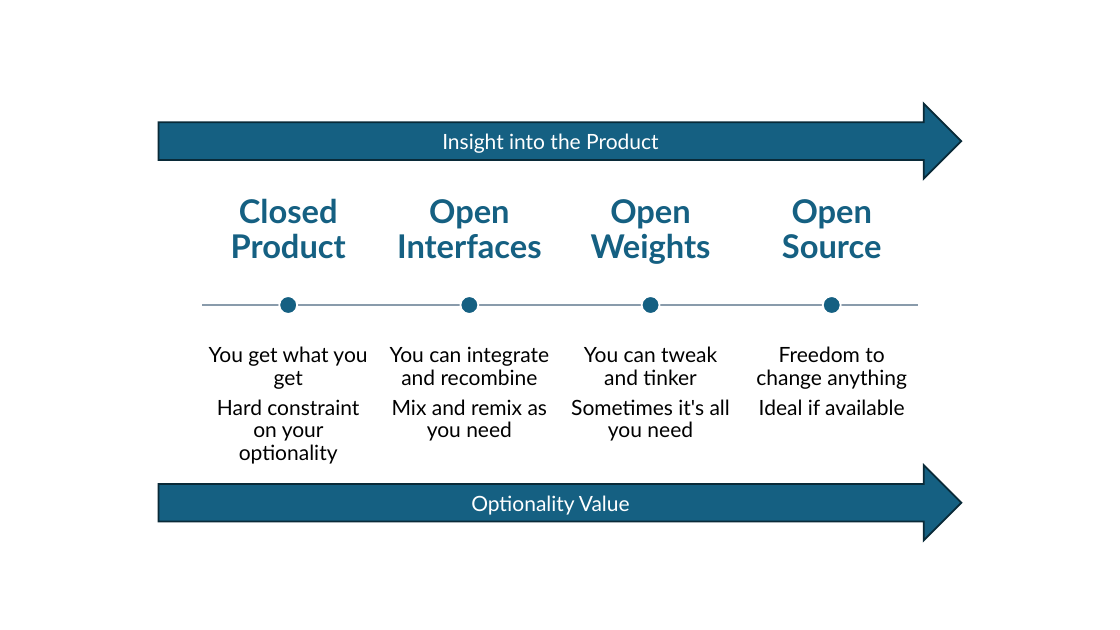
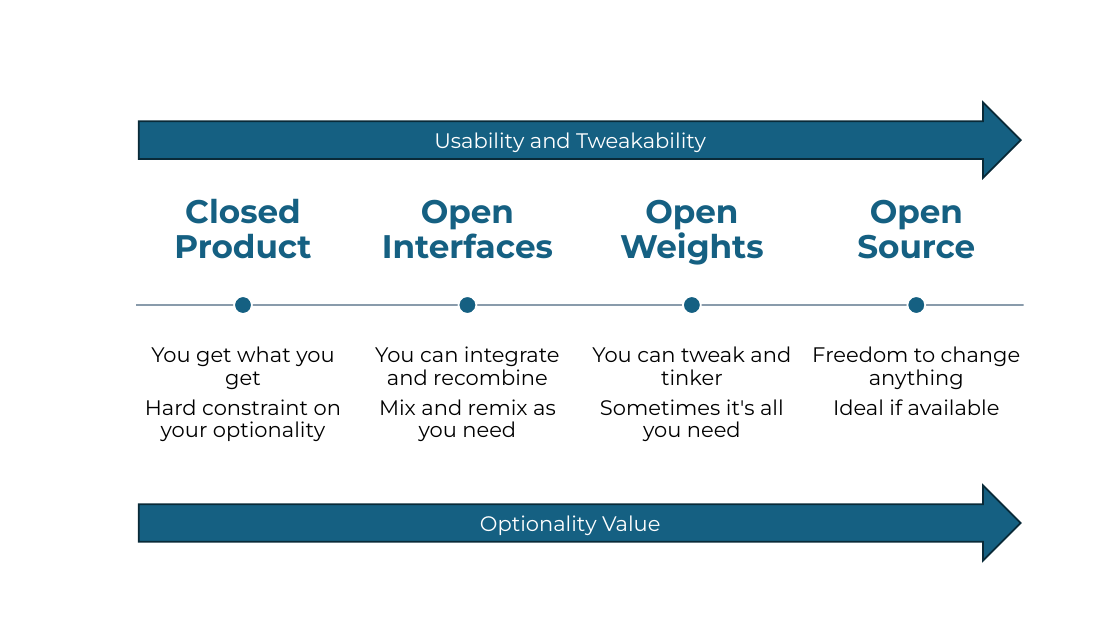
Before and after one commit to dret/lectures, a slide deck: slide 1 of wso2-con-2026/img/openness-ladder.pptx. Drawn at 1120x630 pixels with LibreOffice and Linux fonts; fonts in the diff are those of the drawing. Boxes give left, top, right and bottom in pixels: in the first picture for what was removed or moved away, otherwise in the second. Text is boxed around its words. In the diff, an @@ line names an element or a change of style, - is before the commit and + after.

```diff
--- a/wso2-con-2026/img/openness-ladder.pptx
+++ b/wso2-con-2026/img/openness-ladder.pptx
@@ text "Closed Product": place and size @@
-text "Closed Product" at box(231, 198, 346, 259)
+text "Closed Product" at box(174, 198, 311, 259)
@@ right arrow "Usability and Tweakability": place and size @@
-right arrow "Usability and Tweakability" at box(159, 103, 962, 179)
+right arrow "Usability and Tweakability" at box(139, 103, 1021, 178)
@@ text "Open Interfaces": place and size @@
-text "Open Interfaces" at box(397, 199, 542, 259)
+text "Open Interfaces" at box(382, 199, 553, 259)
@@ text "Open Weights": place and size @@
-text "Open Weights" at box(591, 199, 711, 264)
+text "Open Weights" at box(620, 199, 764, 265)
@@ font Lato to Montserrat in 9 elements at box(139, 486, 1021, 561), box(375, 346, 560, 441), box(382, 199, 553, 259), box(592, 346, 791, 441), box(145, 346, 341, 441), box(620, 199, 764, 265), box(174, 198, 311, 259), box(812, 346, 1021, 415), box(857, 199, 975, 259) @@
@@ text "Open Source": place and size @@
-text "Open Source" at box(782, 199, 882, 259)
+text "Open Source" at box(857, 199, 975, 259)
@@ text in right arrow at box(434, 132, 706, 152): text changed; font Lato to Montserrat @@
-Insight into the Product
+Usability and Tweakability
@@ ellipse: place and size @@
-ellipse at box(279, 296, 297, 313)
+ellipse at box(234, 296, 252, 313)
@@ ellipse: place and size @@
-ellipse at box(642, 296, 660, 313)
+ellipse at box(683, 296, 701, 313)
@@ ellipse: place and size @@
-ellipse at box(823, 296, 841, 313)
+ellipse at box(907, 296, 925, 313)
@@ rectangle: place and size @@
-rectangle at box(202, 304, 918, 306)
+rectangle at box(136, 304, 1024, 306)
@@ text "You get what you get": place and size @@
-text "You get what you get" at box(209, 346, 367, 464)
+text "You get what you get" at box(145, 346, 341, 441)
@@ text "You can integrate and recombine": place and size @@
-text "You can integrate and recombine" at box(390, 346, 549, 441)
+text "You can integrate and recombine" at box(375, 346, 560, 441)
@@ text "You can tweak and tinker": place and size @@
-text "You can tweak and tinker" at box(571, 346, 730, 441)
+text "You can tweak and tinker" at box(592, 346, 791, 441)
@@ text "Freedom to change anything": place and size @@
-text "Freedom to change anything" at box(756, 346, 907, 415)
+text "Freedom to change anything" at box(812, 346, 1021, 415)
@@ right arrow "Optionality Value": place and size @@
-right arrow "Optionality Value" at box(159, 465, 962, 541)
+right arrow "Optionality Value" at box(139, 486, 1021, 561)
```
Also in this commit, not shown: 3 other files.
